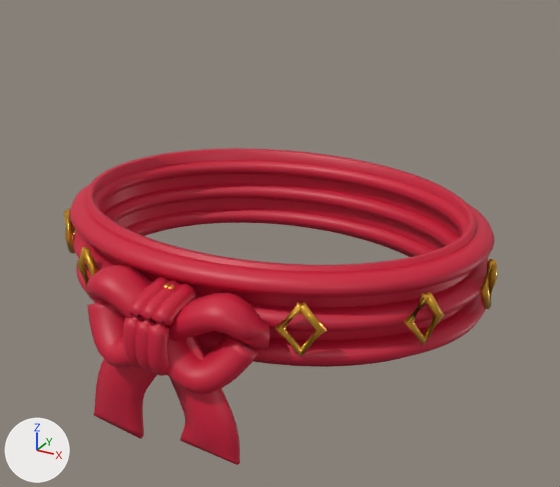
The FBX model Assets/_Project/Models/Characters/Cat/Gear/SK_Gear_Crimson_Mawashi.fbx as it was, and as the next commit left it.
Before and after are seen from a camera (50 mm lens) standing at (0.744, -1.322, 1.37) and looking at (0.042, -0.045, 0.732). Arrows for +X, +Y and +Z are at lower left; the lights stay in place. The picture after the commit comes second.

Objects in the first picture: 'GEAR_Crimson_Mawashi'.
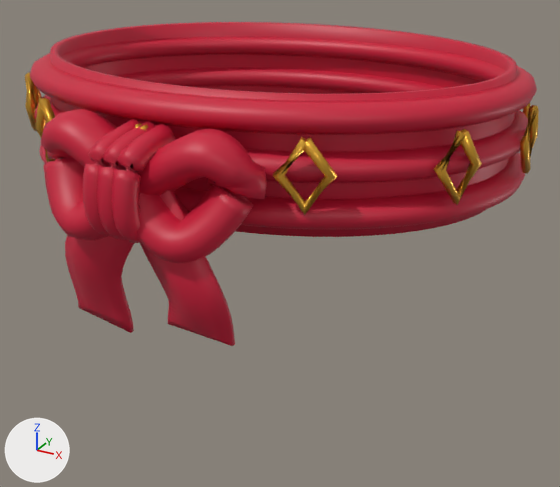
Pixel boxes (x1, y1, x2, y2) of what changed, in the pictures (560 x 487 px; the box of a moved part takes in the faces that stretch with it):
'GEAR_Crimson_Mawashi', reshaped (19% wider): before (64, 148, 497, 465); after (25, 22, 539, 346)
part 1 of me_msh_gear_crimson_mawashi_001, moved or reshaped: before (86, 265, 156, 368); after (41, 109, 117, 240)
part 2 of me_msh_gear_crimson_mawashi_001, moved or reshaped: before (165, 293, 270, 394); after (137, 128, 267, 263)
part 3 of me_msh_gear_crimson_mawashi_001, moved or reshaped: before (123, 277, 169, 368); after (83, 119, 142, 236)
part 4 of me_msh_gear_crimson_mawashi_001, moved or reshaped: before (135, 280, 181, 372); after (97, 121, 156, 240)
part 5 of me_msh_gear_crimson_mawashi_001, moved or reshaped: before (147, 284, 196, 376); after (112, 123, 175, 243)
part 6 of me_msh_gear_crimson_mawashi_001, moved or reshaped: before (164, 283, 175, 289); after (135, 123, 148, 130)
part 7 of me_msh_gear_crimson_mawashi_001, moved or reshaped: before (275, 302, 327, 357); after (273, 137, 338, 215)
part 8 of me_msh_gear_crimson_mawashi_001, moved or reshaped: before (404, 292, 444, 346); after (434, 129, 482, 205)
part 9 of me_msh_gear_crimson_mawashi_001, moved or reshaped: before (480, 259, 497, 309); after (520, 105, 539, 174)
part 10 of me_msh_gear_crimson_mawashi_001, moved or reshaped (not visible before): after (523, 103, 531, 118)
part 11 of me_msh_gear_crimson_mawashi_001, moved or reshaped: before (64, 209, 75, 253); after (25, 73, 42, 131)
part 12 of me_msh_gear_crimson_mawashi_001, moved or reshaped: before (77, 246, 99, 296); after (35, 98, 56, 162)
part 13 of me_msh_gear_crimson_mawashi_001, added (red): after (50, 22, 517, 237)
part 14 of me_msh_gear_crimson_mawashi_001, added (red): after (39, 145, 525, 229)
part 15 of me_msh_gear_crimson_mawashi_001, added (red): after (35, 68, 528, 183)
part 16 of me_msh_gear_crimson_mawashi_001, added (red): after (30, 37, 537, 135)
part 17 of me_msh_gear_crimson_mawashi_001, added (red): after (65, 235, 135, 333)
part 18 of me_msh_gear_crimson_mawashi_001, added (red): after (140, 190, 235, 346)
part 19 of me_msh_gear_crimson_mawashi_001, deleted (red): before (70, 148, 495, 465)

The change, as a list of edits to the scene's bpy script:
```text
Change me_msh_gear_crimson_mawashi_001:
    remove me_msh_gear_crimson_mawashi_001.from_pydata(...)  # 5720 vertices, 11364 faces; spans x -0.47..0.47, y -0.457..0.374, z 0.443..0.812
    add me_msh_gear_crimson_mawashi_001.from_pydata(...)  # 5720 vertices, 11364 faces; spans x -0.507..0.507, y -0.511..0.419, z 0.673..1.111
    me_msh_gear_crimson_mawashi_001 part 1: the loose piece of 330 vertices spanning x -0.191..0.019, y -0.441..-0.318, z 0.604..0.775 is scaled about its middle by (1.1, 1.12, 1.17), then moved by (-0.009, -0.045, 0.278)
    me_msh_gear_crimson_mawashi_001 part 2: the loose piece of 330 vertices spanning x -0.019..0.191, y -0.441..-0.318, z 0.604..0.775 is scaled about its middle by (1.1, 1.12, 1.17), then moved by (0.009, -0.045, 0.278)
    me_msh_gear_crimson_mawashi_001 part 3: the loose piece of 200 vertices spanning x -0.043..-0.007, y -0.457..-0.343, z 0.614..0.77 is scaled about its middle by (1.1, 1.12, 1.17), then moved by (-0.002, -0.047, 0.279)
    me_msh_gear_crimson_mawashi_001 part 4: the loose piece of 200 vertices spanning x -0.018..0.018, y -0.457..-0.343, z 0.614..0.77 is scaled about its middle by (1.1, 1.12, 1.17), then moved by (0.0, -0.047, 0.279)
    me_msh_gear_crimson_mawashi_001 part 5: the loose piece of 200 vertices spanning x 0.007..0.043, y -0.457..-0.343, z 0.614..0.77 is scaled about its middle by (1.1, 1.12, 1.17), then moved by (0.002, -0.047, 0.279)
    me_msh_gear_crimson_mawashi_001 part 6: the loose piece of 30 vertices spanning x -0.046..0.046, y -0.374..-0.356, z 0.668..0.769 is scaled about its middle by (1.1, 1.12, 1.17), then moved by (0.0, -0.043, 0.283)
    me_msh_gear_crimson_mawashi_001 part 7: the loose piece of 30 vertices spanning x 0.189..0.271, y -0.337..-0.293, z 0.668..0.769 is scaled about its middle by (1.1, 1.12, 1.17), then moved by (0.023, -0.037, 0.283)
    me_msh_gear_crimson_mawashi_001 part 8: the loose piece of 30 vertices spanning x 0.371..0.425, y -0.215..-0.149, z 0.668..0.769 is scaled about its middle by (1.05, 1.13, 1.17), then moved by (0.039, -0.021, 0.283)
    me_msh_gear_crimson_mawashi_001 part 9: the loose piece of 30 vertices spanning x 0.451..0.47, y -0.037..0.037, z 0.668..0.768 is scaled about its middle by (0.902, 1.1, 1.17), then moved by (0.038, 0.0, 0.283)
    me_msh_gear_crimson_mawashi_001 part 10: the loose piece of 30 vertices spanning x 0.371..0.425, y 0.149..0.215, z 0.668..0.769 is scaled about its middle by (1.05, 1.13, 1.17), then moved by (0.039, 0.022, 0.283)
    me_msh_gear_crimson_mawashi_001 part 11: the loose piece of 30 vertices spanning x -0.425..-0.371, y -0.215..-0.149, z 0.668..0.769 is scaled about its middle by (1.05, 1.13, 1.17), then moved by (-0.039, -0.021, 0.283)
    me_msh_gear_crimson_mawashi_001 part 12: the loose piece of 30 vertices spanning x -0.271..-0.189, y -0.337..-0.293, z 0.668..0.769 is scaled about its middle by (1.1, 1.12, 1.17), then moved by (-0.023, -0.037, 0.283)
    me_msh_gear_crimson_mawashi_001 part 13: a new loose piece of 960 vertices spanning x -0.464..0.464, y -0.363..0.365, z 0.884..1.111, in mat_gear_crimson (red #ca1839)
    me_msh_gear_crimson_mawashi_001 part 14: a new loose piece of 960 vertices spanning x -0.493..0.493, y -0.398..0.399, z 0.883..0.951, in mat_gear_crimson (red #ca1839)
    me_msh_gear_crimson_mawashi_001 part 15: a new loose piece of 960 vertices spanning x -0.493..0.493, y -0.398..0.399, z 0.959..1.026, in mat_gear_crimson (red #ca1839)
    me_msh_gear_crimson_mawashi_001 part 16: a new loose piece of 960 vertices spanning x -0.493..0.493, y -0.398..0.399, z 1.035..1.102, in mat_gear_crimson (red #ca1839)
    me_msh_gear_crimson_mawashi_001 part 17: a new loose piece of 130 vertices spanning x -0.179..0.023, y -0.453..-0.393, z 0.673..0.988, in mat_gear_crimson (red #ca1839)
    me_msh_gear_crimson_mawashi_001 part 18: a new loose piece of 130 vertices spanning x -0.023..0.173, y -0.47..-0.423, z 0.729..0.988, in mat_gear_crimson (red #ca1839)
    me_msh_gear_crimson_mawashi_001 part 19: 6 loose pieces with 4100 vertices, spanning x -0.455..0.455, y -0.43..0.356, z 0.443..0.812, are deleted
    other edits to the shape of me_msh_gear_crimson_mawashi_001 do not show in these pictures
```
